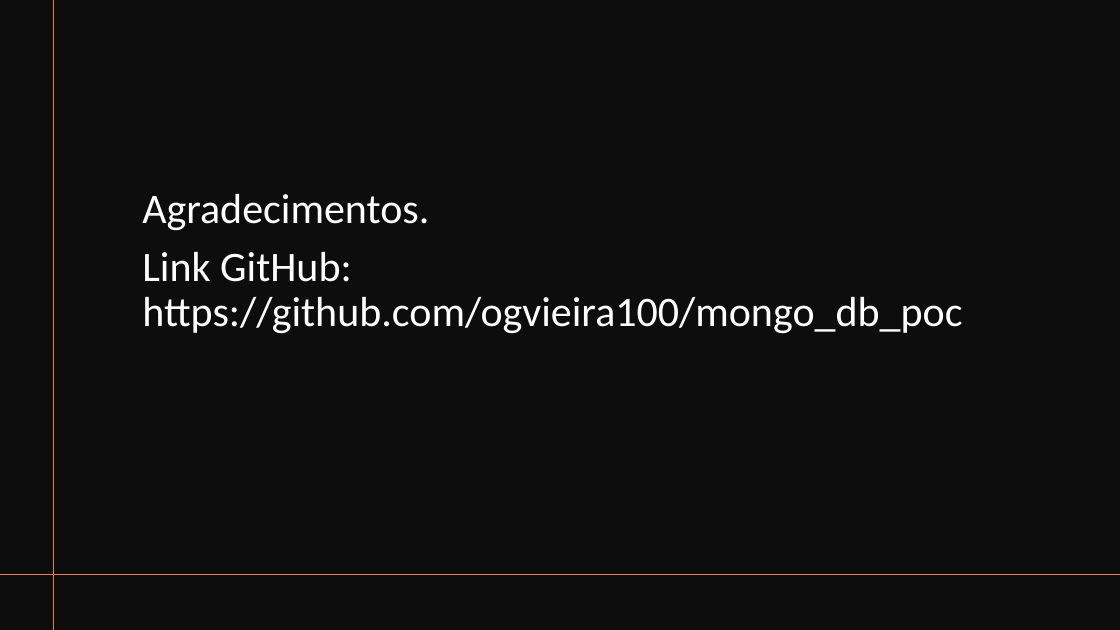
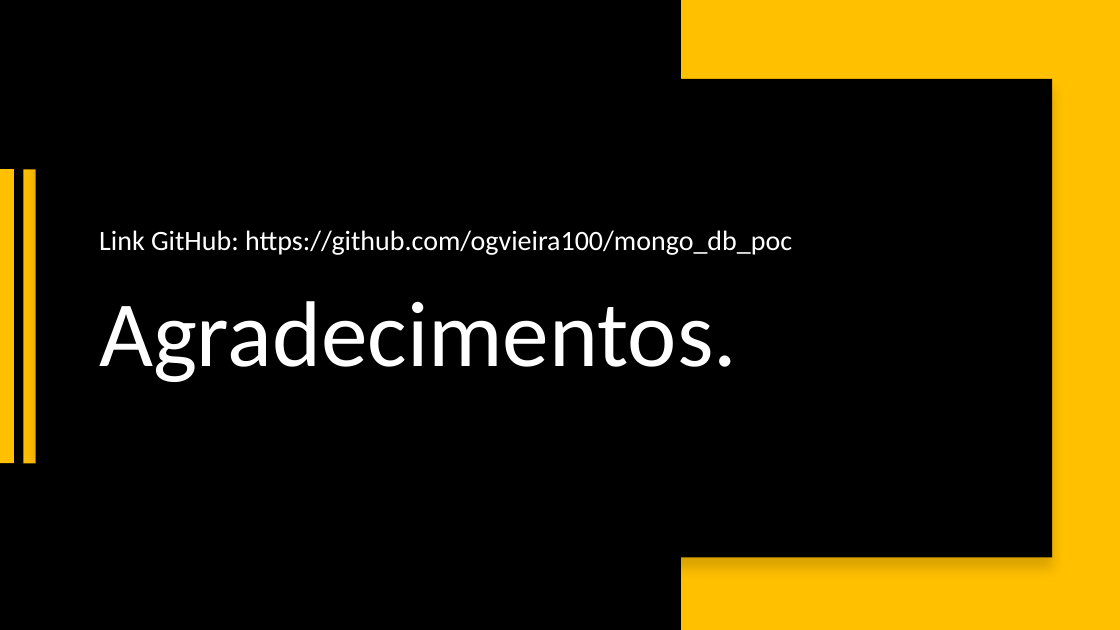
Before and after one commit to ogvieira100/mongo_db_poc, a slide deck: slide 8 of apresentacao-mongodb.pptx (slide 7 before the commit). Drawn at 1120x630 pixels with LibreOffice and Linux fonts; fonts in the diff are those of the drawing. Boxes give left, top, right and bottom in pixels: in the first picture for what was removed or moved away, otherwise in the second. Text is boxed around its words. In the diff, an @@ line names an element or a change of style, - is before the commit and + after.

```diff
--- a/apresentacao-mongodb.pptx
+++ b/apresentacao-mongodb.pptx
@@ background #FFFFFF to #000000 @@
@@ line removed from (54, 0) to (54, 630) @@
@@ rectangle added at (681,0,1120,630), fill #FFC000 @@
@@ rectangle: place and size @@
-rectangle at (0,0,1120,630)
+rectangle at (35,79,1052,558)
@@ rectangle at (35,79,1052,558): fill #0D0D0D to #000000; shadow on @@
@@ text "Link GitHub: https://github.com/ogvieira100/mongo_db_poc": place and size @@
-text "Link GitHub: https://github.com/ogvieira100/mongo_db_poc" at (142,252,962,334)
+text "Link GitHub: https://github.com/ogvieira100/mongo_db_poc" at (99,230,792,255)
@@ text "Link GitHub: https://github.com/ogvieira100/mongo_db_poc" at (99,230,792,255): size 36 to 24 pt; vertical alignment top to bottom @@
@@ rectangle added at (0,169,14,463), fill #FFC000 @@
@@ rectangle added at (23,169,37,463), fill #FFC000 @@
@@ title "Agradecimentos.": place and size @@
-title "Agradecimentos." at (142,194,429,231)
+title "Agradecimentos." at (99,301,737,382)
@@ title "Agradecimentos." at (99,301,737,382): size 36 to 80 pt; vertical alignment bottom to top @@
@@ line removed from (1120, 575) to (0, 575) @@
```
Also in this commit, not shown: 6 other slides changed, 1 slide added, 5 other files.
